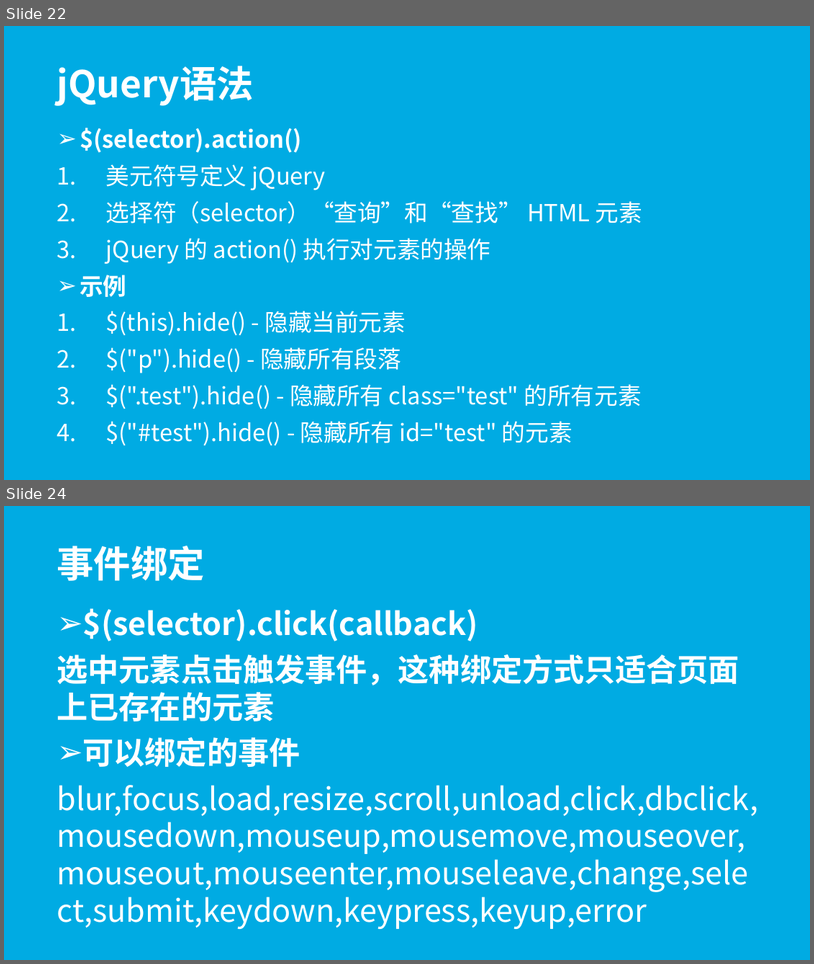
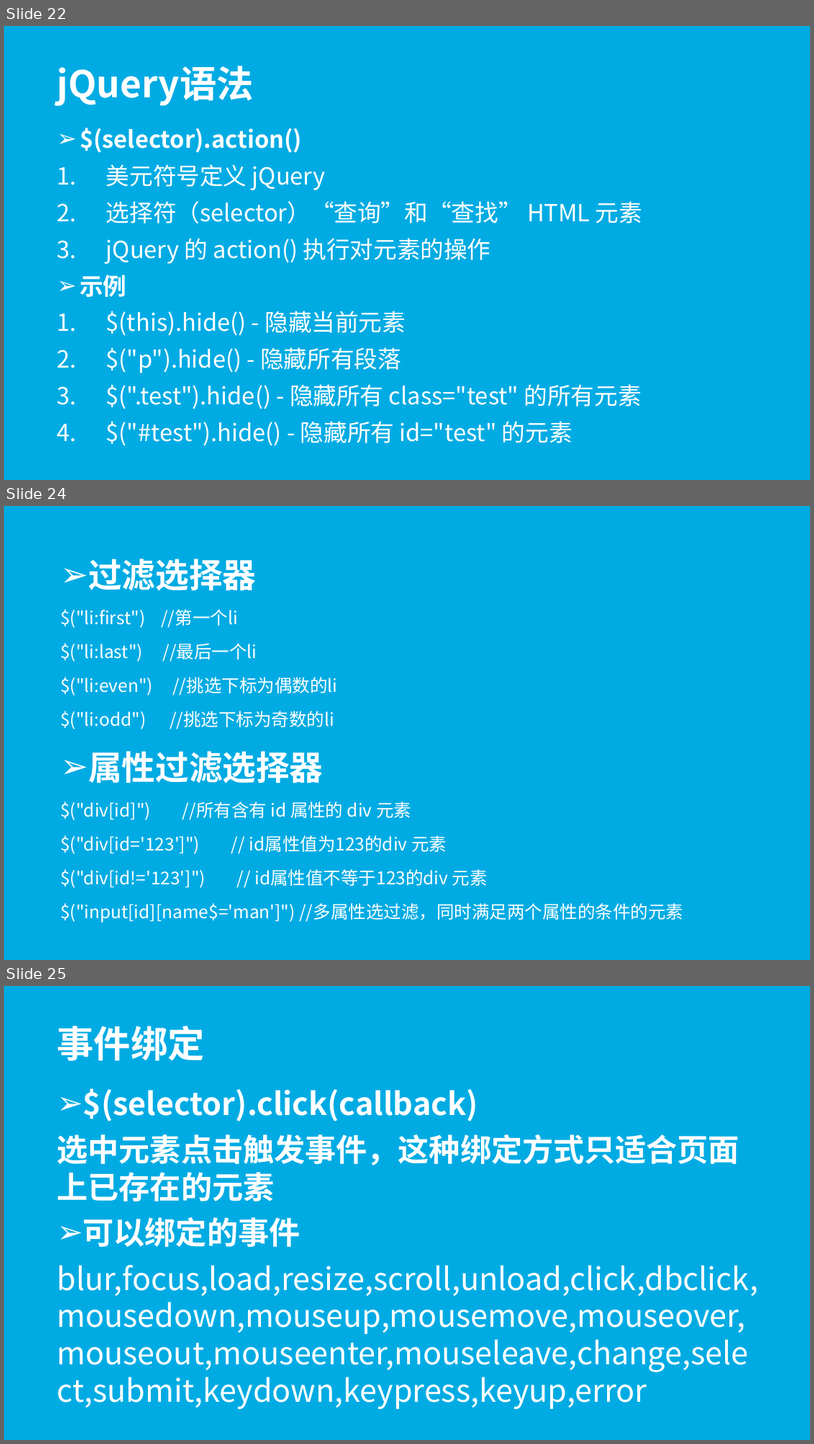
Before and after one commit to wugenshui/ppt, a slide deck: JS/jQuery.pptx. Shown one above the other, each under a label of ours: slides 22 and 24 before the commit, slides 22, 24 and 25 after it; the slides between them are not shown. The pictures are 814x964 and 814x1444 pixels, drawn with LibreOffice and Linux fonts; fonts in the diff are those of the drawing. Boxes give left, top, right and bottom in pixels: in the first picture for what was removed or moved away, otherwise in the second. Text is boxed around its words. In the diff, an @@ line names an element or a change of style, - is before the commit and + after.

Commit message:
选择器更新

```diff
--- a/JS/jQuery.pptx
+++ b/JS/jQuery.pptx
@@ slide 24 added at (4, 506, 810, 960), background #00ABE3 @@
@@ subtitle added at (60, 559, 684, 922), 21 pt, text #FFFFFF @@
+➢ 过滤选择器
+$("li:first") //第一个li
+$("li:last") //最后一个li
+$("li:even") //挑选下标为偶数的li
+$("li:odd") //挑选下标为奇数的li
+➢ 属性过滤选择器
+$("div[id]") //所有含有 id 属性的 div 元素
+$("div[id='123']") // id属性值为123的div 元素
+$("div[id!='123']") // id属性值不等于123的div 元素
+$("input[id][name$='man']") //多属性选过滤，同时满足两个属性的条件的元素
@@ what was slide 24 is now slide 25 @@
```
Also in this commit, not shown: 1 slide changed.
